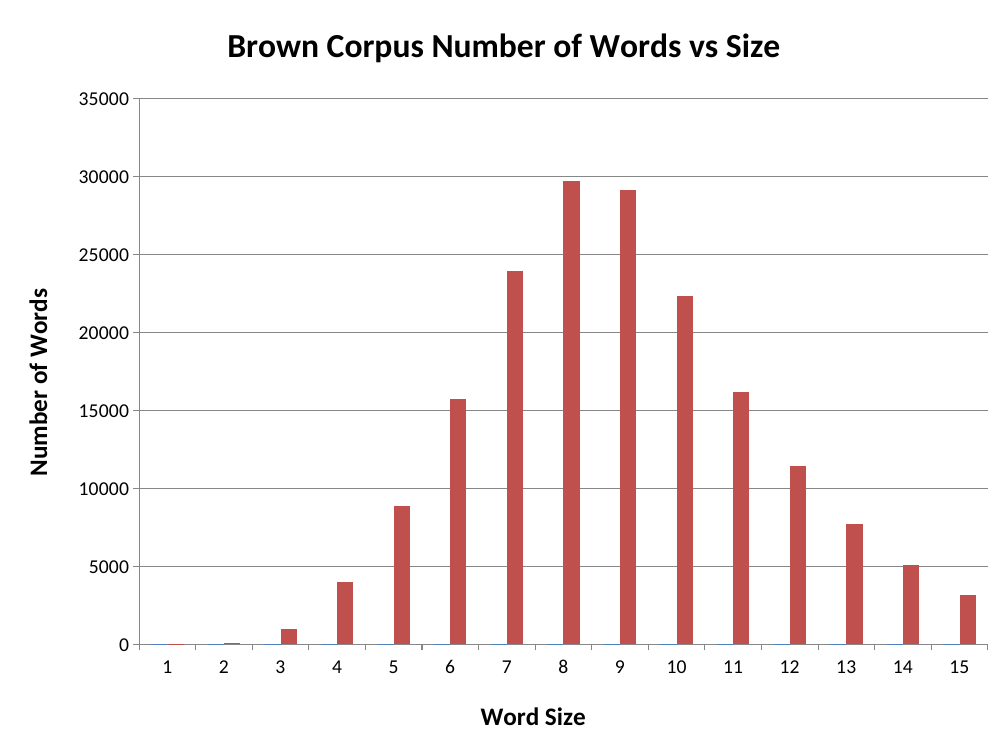
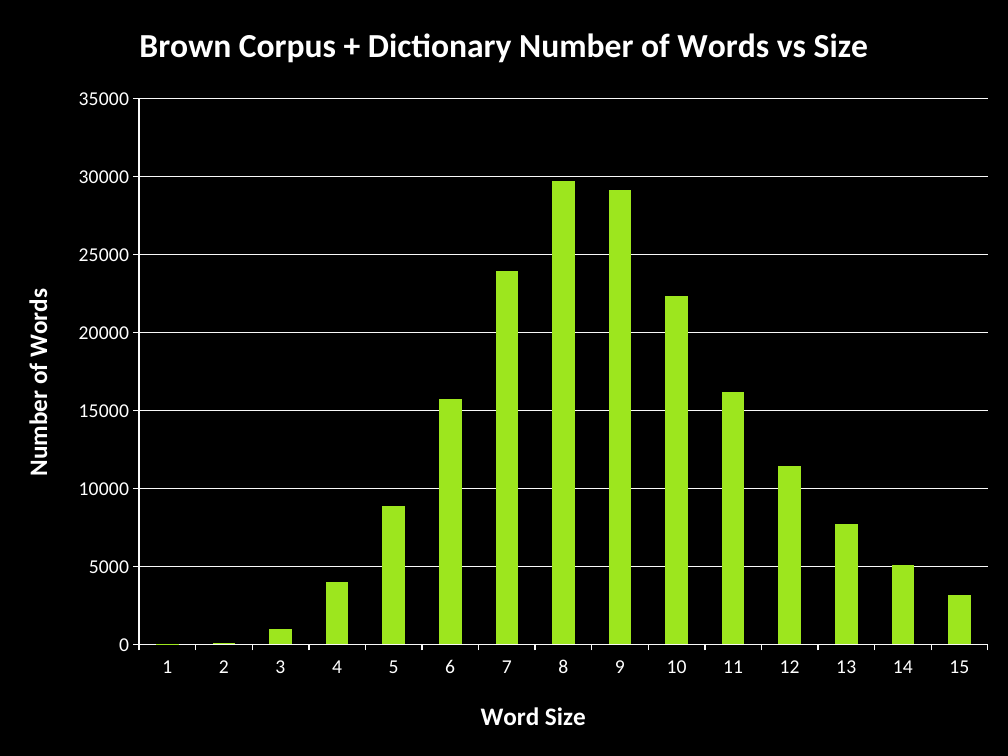
Before and after one commit to katzdave/Handwriting-Recognition, a slide deck: slide 9 of nlppres.pptx. Drawn at 1008x756 pixels with LibreOffice and Linux fonts; fonts in the diff are those of the drawing; background and template pictures are left out. Boxes give left, top, right and bottom in pixels: in the first picture for what was removed or moved away, otherwise in the second. Text is boxed around its words. In the diff, an @@ line names an element or a change of style, - is before the commit and + after.

```diff
--- a/nlppres.pptx
+++ b/nlppres.pptx
@@ background #FFFFFF to picture (left out) @@
@@ column chart at box(0, 0, 1008, 756) @@
@@ title "Brown Corpus Number of Words vs Size" to "Brown Corpus + Dictionary Number of Words vs Size" @@
-Series 1: 0, 0, 0, 0, 0, 0, 0, 0, 0, 0, 0, 0, 0, 0, 0
+Series 1: 0, 100, 1000, 4000, 8900, 15700, 24000, 29700, 29100, 22300, 16200, 11400, 7700, 5100, 3200
@@ colour of Series 1 #4F81BD to #9DE61E @@
-Series 2: 0, 100, 1000, 4000, 8900, 15700, 24000, 29700, 29100, 22300, 16200, 11400, 7700, 5100, 3200
@@ lettering changed @@
```
Also in this commit, not shown: 16 other slides changed, 1 slide added, 3 other files.
